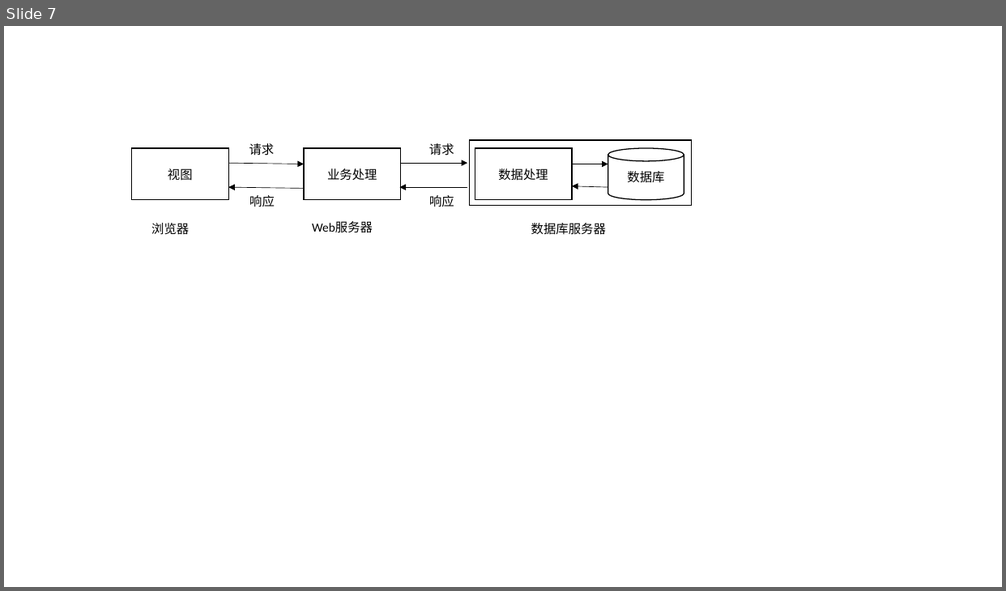
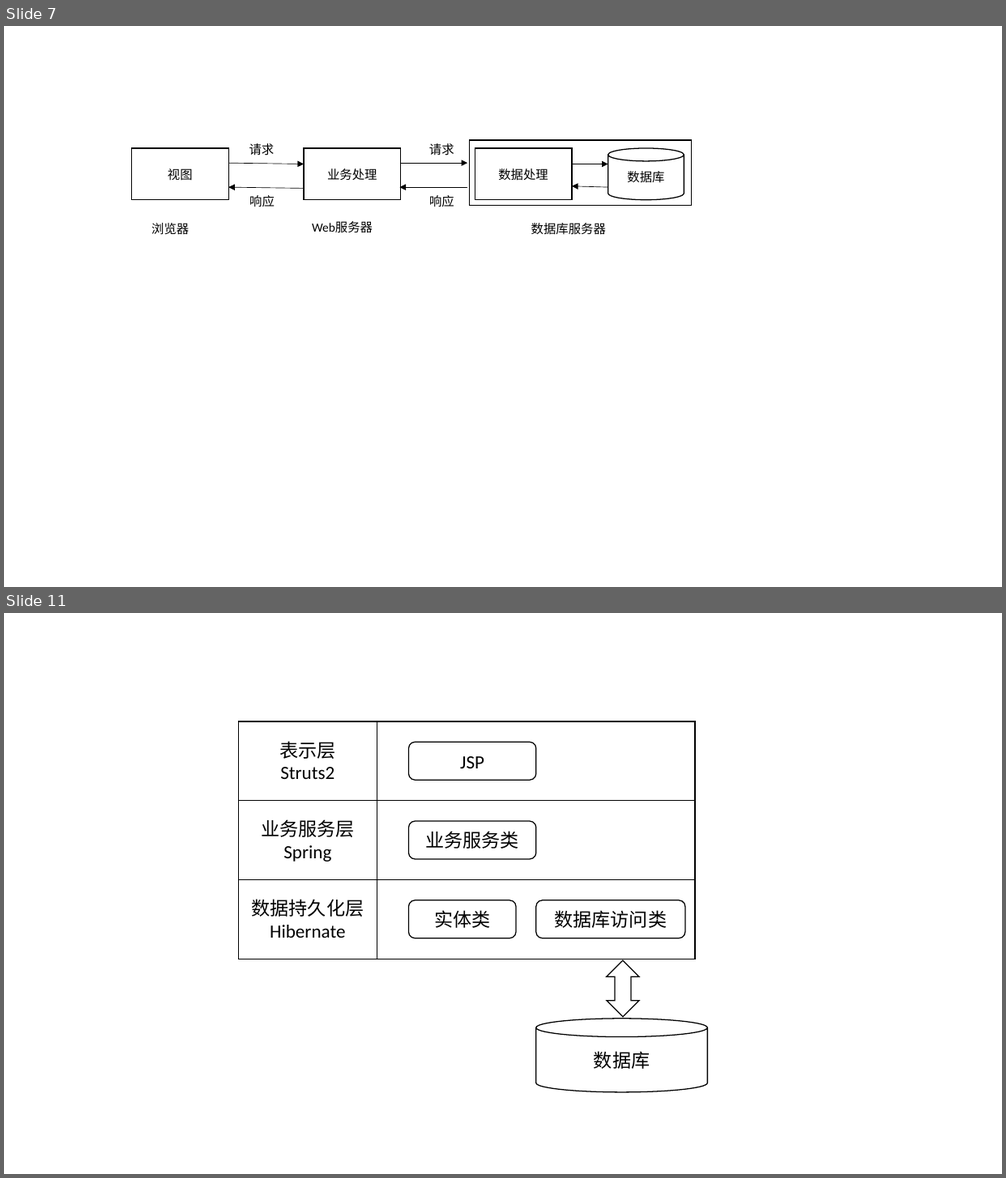
Before and after one commit to ElaineGxy/thesis, a slide deck: 图片/图片.pptx. Shown one above the other, each under a label of ours: slide 7 before the commit, slides 7 and 11 after it; the slides between them are not shown. The pictures are 1006x591 and 1006x1178 pixels, drawn with LibreOffice and Linux fonts; fonts in the diff are those of the drawing. Boxes give left, top, right and bottom in pixels: in the first picture for what was removed or moved away, otherwise in the second. Text is boxed around its words. In the diff, an @@ line names an element or a change of style, - is before the commit and + after.

```diff
--- a/图片/图片.pptx
+++ b/图片/图片.pptx
@@ slide 11 added at [4,613,1002,1174], background #FFFFFF @@
@@ group added at [238,722,708,1093]: 6 rectangles, 4 rounded rectangles, 1 cylinder, 1 up down arrow @@
+数据库
+数据持久化层
+Hibernate
+实体类
+数据库访问类
+业务服务层
+Spring
+业务服务类
+表示层
+Struts2
+JSP
```
Also in this commit, not shown: 3 other slides added, 1 other file.
